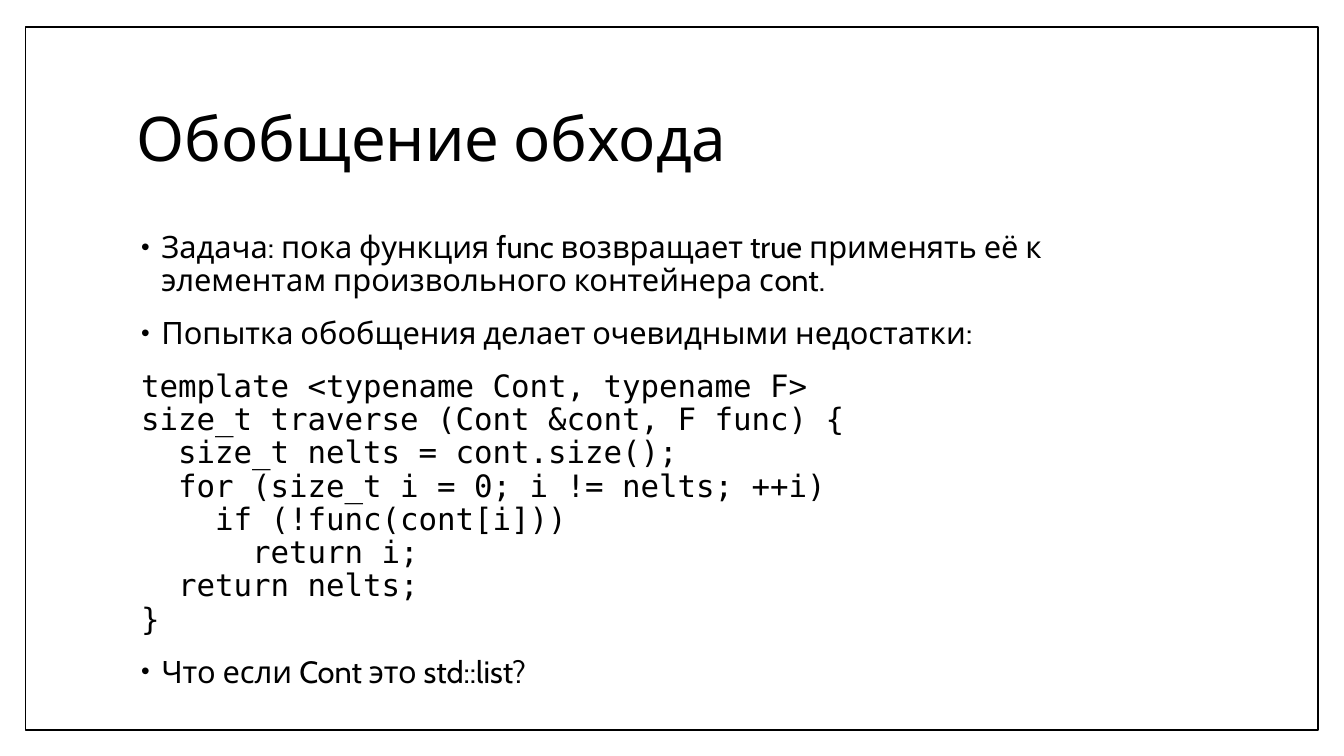
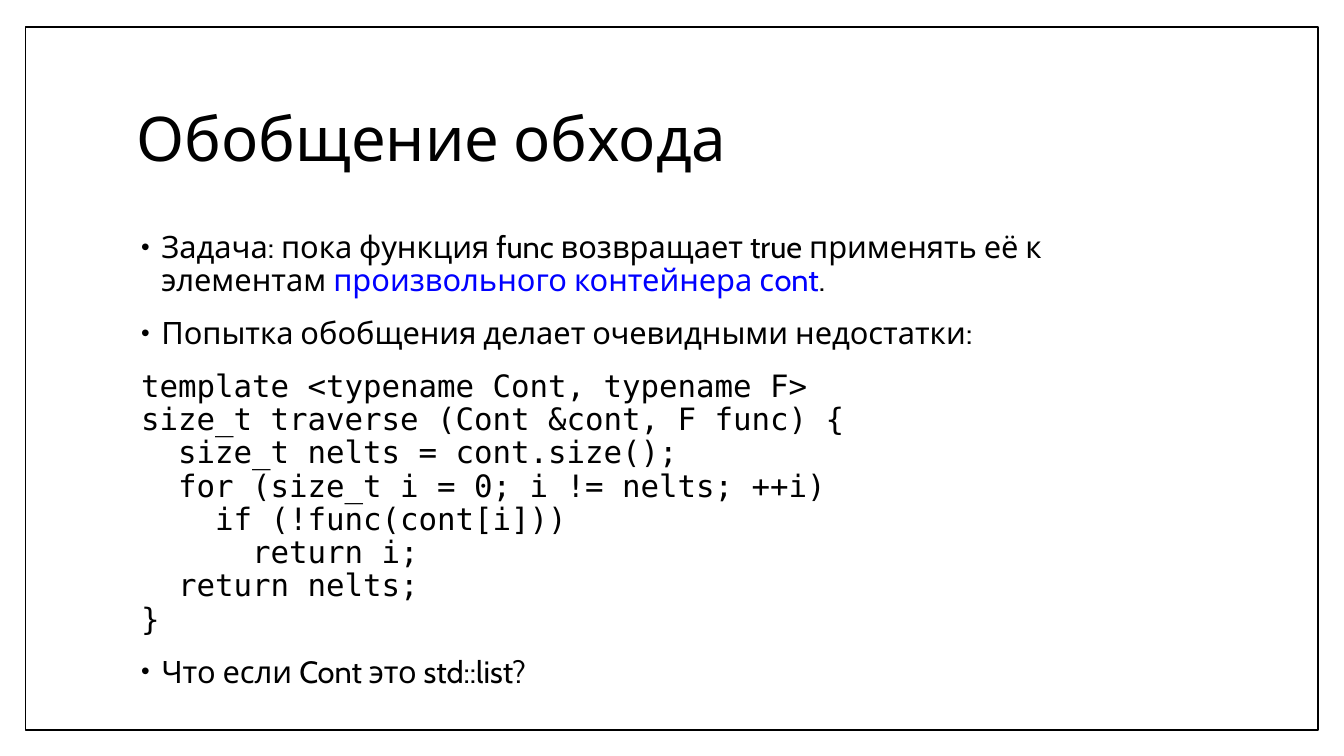
Before and after one commit to MIPT-ILab/cpp-lects-rus, a slide deck: slide 4 of slides/lec2-10-iterators.pptx. Drawn at 1344x756 pixels with LibreOffice and Linux fonts; fonts in the diff are those of the drawing. Boxes give left, top, right and bottom in pixels: in the first picture for what was removed or moved away, otherwise in the second. Text is boxed around its words. In the diff, an @@ line names an element or a change of style, - is before the commit and + after.

```diff
--- a/slides/lec2-10-iterators.pptx
+++ b/slides/lec2-10-iterators.pptx
@@ text at <box>161,234,1041,299</box>: text colour #000000 to #0000FF in "произвольного контейнера сont." @@
```
Also in this commit, not shown: 17 other slides changed, 33 slides added, 1 slide removed, 28 other files.
